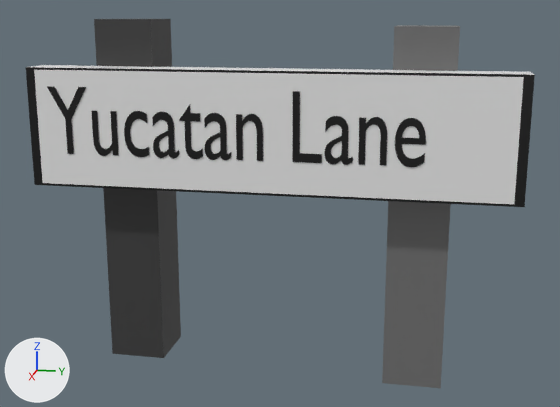
What one commit did to the FBX model Assets/Models/uk_street_sign_rural_14.fbx.
The view is the same before and after, from a 50 mm camera at (25.63, 8.79, 11.27) aimed at (0.07, 3.67, 4.88). The axes (+X, +Y, +Z) are drawn at lower left. The lights are the same throughout. Where no turn or scale is listed for an object, it has been applied to the vertices.
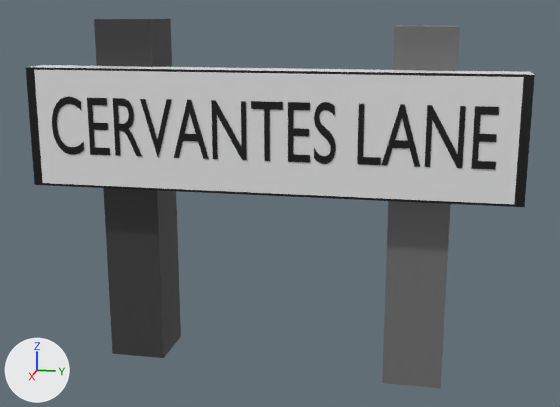
What differs and where, as boxes [x1, y1, x2, y2] in the pictures (560 x 407 px; the box of a moved part takes in the faces that stretch with it):
'Text', reshaped, rescaled (18% wider, 9% shorter)
    before: [47, 86, 426, 167]
    after: [52, 96, 499, 170]
part 1 of me_text, moved or reshaped
    before: [292, 91, 322, 163]
    after: [357, 104, 381, 165]
part 2 of me_text, rebuilt (14% wider, 22% taller)
    before: [325, 116, 353, 165]
    after: [251, 101, 283, 161]
part 3 of me_text, rebuilt (32% wider, 9% taller)
    before: [179, 105, 203, 159]
    after: [140, 99, 172, 158]
part 4 of me_text, rebuilt (23% narrower, 27% taller)
    before: [358, 117, 387, 165]
    after: [288, 102, 310, 163]
part 5 of me_text, rebuilt (18% narrower, 13% shorter)
    before: [47, 86, 86, 154]
    after: [52, 96, 84, 155]
part 6 of me_text, deleted (black)
    before: [204, 113, 231, 160]
part 7 of me_text, cut back
    before: [92, 111, 263, 161]
    after: [87, 98, 247, 160]
part 8 of me_text, moved or reshaped
    before: [395, 118, 426, 167]
    after: [314, 102, 499, 170]

What changed in the scene script:
```text
Change me_text:
    used by ob_text; location = (1.65, -3.9, 6.65); rotation_euler = (1.571, 0.0, 1.571), in degrees (90, 0, 90); scale = (2.32, 3.29, 4.0)
    remove me_text.from_pydata(...)  # 962 vertices, 948 faces; spans x 0.0..5.37, y -0.01..0.68, z 0.0
    add me_text.from_pydata(...)  # 413 vertices, 393 faces; spans x 0.05..8.11, y -0.01..0.69, z 0.0
    me_text part 1: the loose piece of 6 vertices spanning x 3.58..3.99, y 0.0..0.68, z 0.0 is moved by (2.2, 0.0, 0.0)
    me_text part 2: the loose piece of 174 vertices spanning x 4.02..4.41, y -0.01..0.46, z 0.0 is rebuilt with 8 vertices and now spans x 3.88..4.45, y 0.0..0.68, z 0.0
    me_text part 3: the loose piece of 58 vertices spanning x 1.97..2.3, y -0.01..0.54, z 0.0 is rebuilt with 7 vertices and now spans x 1.81..2.42, y -0.01..0.68, z 0.0
    me_text part 4: the loose piece of 57 vertices spanning x 4.49..4.86, y 0.0..0.46, z 0.0 is rebuilt with 12 vertices and now spans x 4.54..4.94, y 0.0..0.68, z 0.0
    me_text part 5: the loose piece of 9 vertices spanning x 0.0..0.6, y 0.0..0.68, z 0.0 is rebuilt with 98 vertices and now spans x 0.05..0.66, y -0.01..0.69, z 0.0
    me_text part 6: the loose piece of 174 vertices spanning x 2.33..2.71, y -0.01..0.46, z 0.0 is deleted
    me_text part 7: 3 vertices moved within x 0.78..1.8, y 0.0..0.38, z 0.0; 379 vertices removed from x 0.66..3.17, y -0.01..0.46, z 0.0; 121 vertices added at x 0.78..3.79, y 0.0..0.69, z 0.0
    me_text part 8: 3 vertices moved within x 5.06..5.18, y 0.03..0.08, z 0.0; 87 vertices removed from x 4.97..5.37, y -0.01..0.46, z 0.0; 143 vertices added at x 5.01..8.11, y -0.01..0.69, z 0.0
Change ob_text:
    ob_text.scale: (2.32, 3.29, 4.0) -> (1.79, 2.79, 4.0)
```
